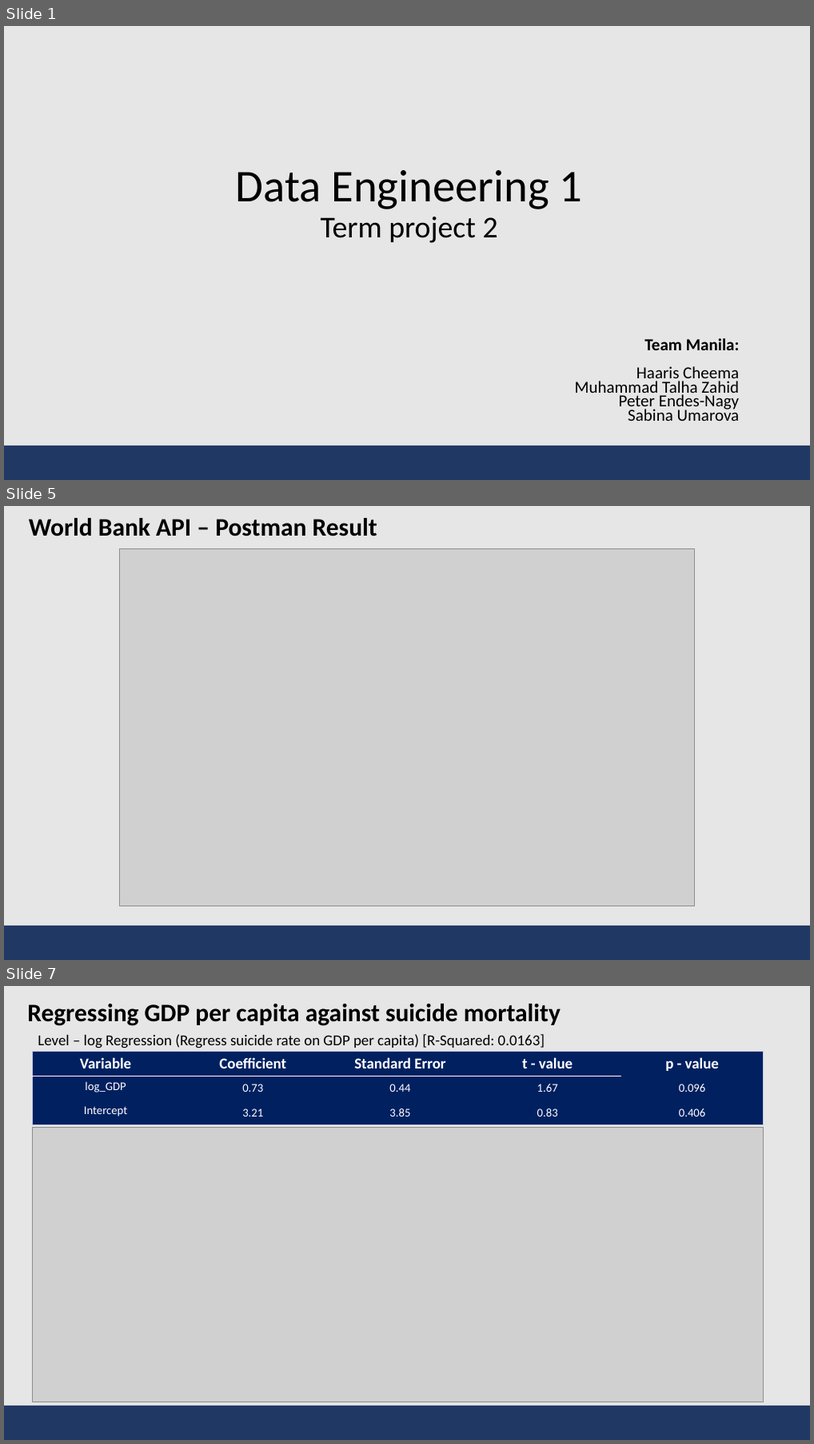
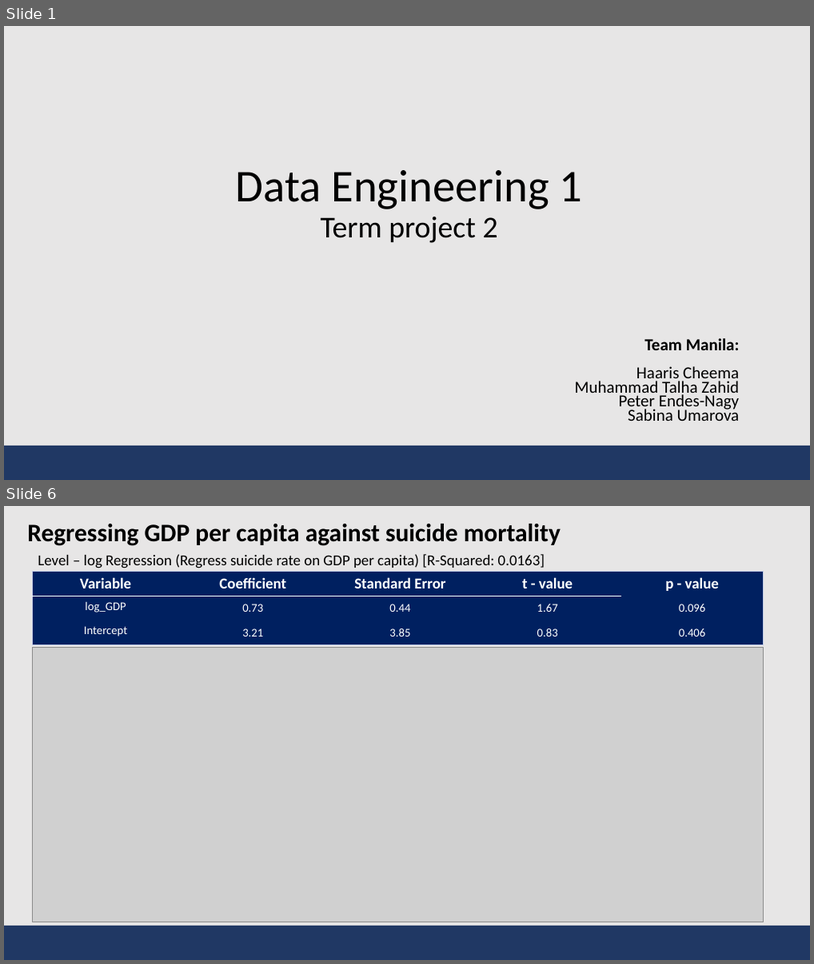
Before and after one commit to bmbln/Team_Manila, a slide deck: DE Term Project/DE_TeamManila_Presentation.pptx. Shown one above the other, each under a label of ours: slides 1, 5 and 7 before the commit, slides 1 and 6 after it; the slides between them are not shown. The pictures are 814x1444 and 814x964 pixels, drawn with LibreOffice and Linux fonts; fonts in the diff are those of the drawing; grey boxes stand for pictures. Boxes give left, top, right and bottom in pixels: in the first picture for what was removed or moved away, otherwise in the second. Text is boxed around its words. In the diff, an @@ line names an element or a change of style, - is before the commit and + after.

```diff
--- a/DE Term Project/DE_TeamManila_Presentation.pptx
+++ b/DE Term Project/DE_TeamManila_Presentation.pptx
@@ slide 5 removed at <box>4,506,810,960</box>, background #E7E6E6 @@
@@ text removed at <box>29,518,378,536</box> @@
-World Bank API – Postman Result
@@ picture removed at <box>119,549,695,905</box> @@
@@ rectangle removed at <box>4,925,810,960</box> @@
@@ what was slide 7 is now slide 6 @@
```
Also in this commit, not shown: 2 slides changed, 2 slides added, 2 other slides removed.
